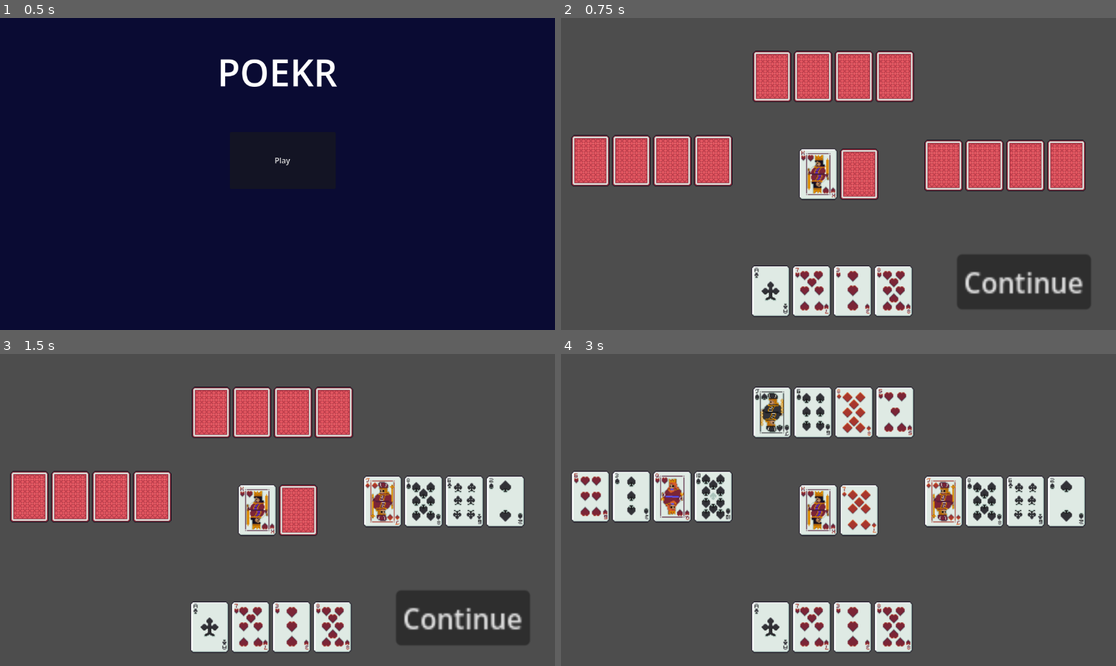
Above: before the commit, frames 1-4 (two rows, left to right).
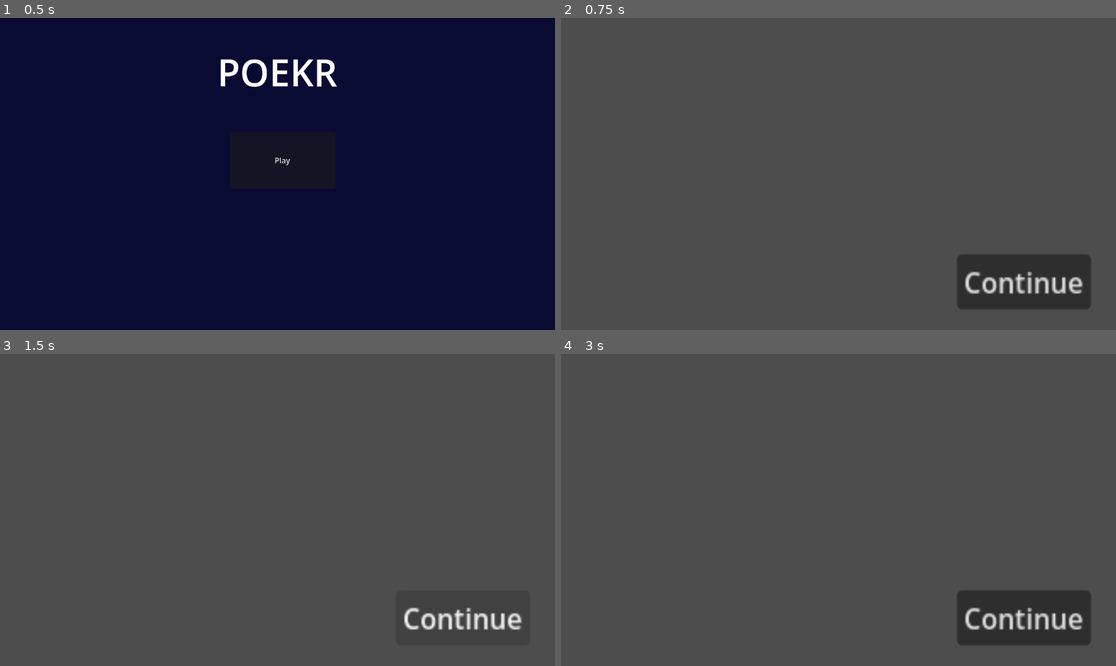
Above: after the commit, the same moments.

Repository: joey-x-y/card-game
Game: Godot game, scene res://Scenes/Main.tscn
Two runs of this game, one before a commit and one after it. Both use one fixed random seed, a clock stepped at 60 frames per second and the inputs below.
Inputs (mouse positions are in pixels of both pictures, inside the frame that each line leads up to):
- Up to frame 1 (0.5 s): no input
- Up to frame 2 (0.75 s): click "Play" at 0.5 s
- Up to frame 3 (1.5 s): click "Continue" at 1.25 s
- Up to frame 4 (3 s): click "Continue" at 2 s; click (771, 628) at 2.77 s

Frame 1 is identical in both runs. In frame 2, 20% of the frame differs, in the area x 1-95%, y 10-96%; in frame 3, 20%; in frame 4, 24%, in the area x 1-96%, y 10-96%.
Error before the commit: Trying to get a return value of a method that returns "void" (res://Scripts/HandFinder.gd:21)
Error after the commit: Parse Error: Could not resolve class "HandFinder", because of a parser error. (res://Scripts/GameManager.gd:107)

Commit message:
Added untested best hand checking

Diff:
--- a/Scripts/CardSorter.gd
+++ b/Scripts/CardSorter.gd
@@ -1,7 +1,7 @@
 class_name CardSorter
 extends RefCounted
 
-static func sort_high_to_low(cards: Array):
+static func sort_high_to_low(cards: Array[Card]):
 	var remaining = cards.duplicate()
 	var sorted: Array = [remaining[0]]
 	remaining.remove_at(0)
@@ -18,7 +18,7 @@
 
 	return sorted
 
-static func sort_low_to_high(cards: Array):
+static func sort_low_to_high(cards: Array[Card]):
 	var remaining = cards.duplicate()
 	var sorted: Array = [remaining[0]]
 	remaining.remove_at(0)
@@ -35,7 +35,7 @@
 
 	return sorted
 
-static func extract_ranks(cards):
+static func extract_ranks(cards: Array[Card]):
 	var ranks = []
 
 	for card in cards:
@@ -43,9 +43,51 @@
 
 	return ranks
 
-static func check_contain_rank(rank, cards):
+
+static func check_contain_rank(rank, cards: Array[Card]):
 	for card in cards:
 		if card.card.rank == rank:
 			return true
 
 	return false
+
+static func get_matching_rank(rank: int, cards: Array[Card]):
+	var matching = []
+	for card in cards:
+		if card.card.rank == rank:
+			matching.append(card)
+
+	return matching
+
+static func get_matching_suit(suit: int, cards: Array[Card]):
+	var matching = []
+	for card in cards:
+		if card.card.suit == suit:
+			matching.append(card)
+
+	return matching
+
+static func get_joker(cards: Array[Card]):
+	for card in cards:
+		if card.card.rank == 0:
+			return card
+
+	return ""
+
+static func count_jokers(cards: Array[Card]):
+	var c = 0
+	for card in cards:
+		if card.card.rank == 0:
+			c += 1
+	return c
+
+static func count_jokers_by_id(cards: Array[String]):
+	return cards.count("JOKER_NONE")
+
+static func remove_jokers(cards: Array[Card]):
+	for i in range(cards.size()):
+		if cards[i].card.rank == 0:
+			cards.remove_at(i)
+			i -= 1
+
+	return cards
--- a/Scripts/HandFinder.gd
+++ b/Scripts/HandFinder.gd
@@ -1,5 +1,18 @@
 class_name HandFinder
 extends RefCounted
+
+var Hands = {
+	0: "High Card",
+	1: "Pair",
+	2: "Two Pair",
+	3: "Three of a Kind",
+	4: "Straight",
+	5: "Flush",
+	6: "Full House",
+	7: "Four of a Kind",
+	8: "Straight Flush",
+	9: "Royal Flush"
+}
 
 static func get_possible_hands(cards):
 	var new_cards = cards.duplicate()
@@ -17,31 +30,213 @@
 
 static func get_best_hand(hands, river_cards):
 	var best_hand = null
-	for hand in hands:
-		strongest_hand(get_possible_hands(hand.append_array(river_cards)))
+	var hands_dict = {}
+	for i in range(hands.size()):
+		var hand = hands[i]
+		hands_dict[i] = get_possible_hands(hand.append_array(river_cards))
+
+	best_hand = strongest_hand_group(hands_dict)
 
 	return best_hand
 
-static func strongest_hand(possible_hands):
-	# if possible_hands[2].size() > 0:
-	# 	if possible_hands[1].size() > 0:
-	return null
+static func strongest_hand_group(possible_hands):
+	var best_hand = null
+	var hand_values = []
+
+	for hand in possible_hands:
+		hand_values.append([hand, get_hand_value(possible_hands[hand])])
+
+	best_hand = hand_values[0]
+	for h in hand_values:
+		if h[0] == best_hand[0]:
+			continue
+		if h[1][0] > best_hand[1][0]:
+			v = h
+		elif h[1][0] == best_hand[1][0]:
+			if h[1][1][0] > best_hand[1][1][0]:
+				v = h
+
+	return best_hand
+
+static func get_hand_value(hands):
+	var hand_value = 0
+	var best_hand = []
+
+	# High Card Check
+	if (hands[0].size() == 0 && hands[1].size() == 0 && hands[2].size() == 0):
+		return [hand_value, best_hand]
+
+	# Straight Flush Check
+	if hands[2].size() > 0:
+		if hands[1].size() > 0:
+			var s_flush = straight_flush_check(hands[1], hands[2])
+			if s_flush.size() > 0:
+				var jokers = CardSorter.count_jokers(s_flush[0])
+				best_hand = s_flush[0]
+				if royal_flush_check(best_hand, jokers):
+					hand_value = 9
+					return [hand_value, best_hand]
+				if s_flush.size() > 1:
+					for h in s_flush:
+						if h == best_hand:
+							continue
+						if royal_flush_check(h, jokers):
+							hand_value = 9
+							return [hand_value, h]
+						else:
+							if best_hand[0].card.rank < h[0].card.rank:
+								best_hand = h
+				hand_value = 8
+				return [hand_value, best_hand]
+
+	# Flush Check
+		else:
+			hand_value = 5
+			best_hand = hands[2][0]
+			if hands[2].size() > 1:
+				for h in hands[2]:
+					if CardSorter.check_contain_rank(1, h):
+						best_hand = h
+						break
+					if h == best_hand:
+						continue
+					if best_hand[0].card.rank < h[0].card.rank:
+						best_hand = h
+
+	# Straight Check
+	elif hands[1].size() > 0:
+		hand_value = 4
+		best_hand = hands[1][0]
+		if hands[1].size()> 1:
+			for h in hands[1]:
+				if CardSorter.check_contain_rank(1, h):
+					best_hand = h
+					break
+				if h == best_hand:
+					continue
+				if best_hand[0].card.rank < h[0].card.rank:
+					best_hand = h
+
+	# Pairing Checks
+	if cards[0].size() > 0:
+		var pair_is_best = hand_value < 4
+
+		var h = cards[0][0]
+		if h == 4:
+			if hand_value < 7:
+				hand_value = 7
+				pair_is_best = true
+		elif h == 32:
+			if hand_value < 6:
+				hand_value = 6
+				pair_is_best = true
+		elif hand_value < 4:
+			if h == 3:
+				if hand_value < 3:
+					hand_value = 3
+			elif h == 22:
+				if hand_value < 2:
+					hand_value = 2
+			elif h == 2:
+				if hand_value < 1:
+					hand_value = 1
+
+		if pair_is_best:
+			var i = 1
+			var n = cards[0].size()
+			var groups = []
+			var next_hand = []
+			if hand_value == 7:
+				while i < n:
+					if cards[0][i].size() == 4:
+						groups.append(cards[0][i])
+					i += 1
+				best_hand = groups[0]
+				if groups.size() > 1:
+					for g in groups:
+						if g[0] > best_hand[0]:
+							best_hand = g
+
+			elif hand_value == 6:
+				while i < n:
+					if cards[0][i].size() == 3:
+						groups.append(cards[0][i])
+					i += 1
+				best_hand = groups[0]
+				if groups.size() > 1:
+					for g in groups:
+						if g[0] > best_hand[0]:
+							best_hand = g
+
+				i = 1
+				groups.clear()
+				while i < n:
+					if cards[0][i].size() == 2:
+						groups.append(cards[0][i])
+					i += 1
+				next_hand = groups[0]
+				if groups.size() > 1:
+					for g in groups:
+						if g[0] > next_hand[0]:
+							next_hand = g
+
+				best_hand.append_array(next_hand)
+
+			elif hand_value == 3:
+				while i < n:
+					if cards[0][i].size() == 3:
+						groups.append(cards[0][i])
+					i += 1
+				best_hand = groups[0]
+				if groups.size() > 1:
+					for g in groups:
+						if g[0] > best_hand[0]:
+							best_hand = g
+
+			elif hand_Value == 2:
+				while i < n:
+					if cards[0][i].size() == 2:
+						groups.append(cards[0][i])
+					i += 1
+				best_hand = groups[0]
+				next_hand = groups[1]
+				if groups.size() > 2:
+					for g in groups:
+						if g[0] > best_hand[0]:
+							best_hand = g
+						elif g[0] > next_hand[0]:
+							next_hand = g
+				best_hand.append_array(next_hand)
+
+			elif hand_value == 1:
+				while i < n:
+					if cards[0][i].size() == 2:
+						groups.append(cards[0][i])
+					i += 1
+				best_hand = groups[0]
+				if groups.size() > 1:
+					for g in groups:
+						if g[0] > best_hand[0]:
+							best_hand = g
+
+	return [hand_value, best_hand]
+
+
+static func royal_flush_check(hand, jokers):
+	return (hand[0].card.rank == 1 || hand[0].card.rank + jokers > 13)
 
 
 static func pair_check(cards):
-	var number_array = CardSorter.extract_ranks(cards)
+	var number_array = CardSorter.extract_ranks(CardSorter.remove_jokers(cards.duplicate()))
 	var indiv_number_arrays = []
+	var jokers = cards.size() - number_array.size()
 
 	var i = 0
 
 	while i < number_array.size():
 		var current_num = number_array[i]
-		var arr = [current_num]
-		i += 1
-
-		while i < number_array.size() and number_array[i] == current_num:
-			arr.append(current_num)
-			i += 1
+		var arr = CardSorter.get_matching_rank(current_num, cards)
+		i += arr.size()
 
 		if arr.size() > 1:
 			indiv_number_arrays.append(arr)
@@ -51,6 +246,8 @@
 	var fours = 0
 
 	for a in indiv_number_arrays:
+		if a.has(0):
+			continue
 		var n = a.size()
 		if n == 2:
 			pairs += 1
@@ -59,58 +256,92 @@
 		elif n == 4:
 			fours += 1
 
-	# if number_array.has(0):
-		# Joker Logic
+	if jokers > 0:
+		for i in range(jokers):
+			var j = CardSorter.get_joker(cards)
+			var groups = []
+			if threes > 0:
+				for g in indiv_number_arrays:
+					if g.size() == 3:
+						groups.append(g)
+				if groups[-1][0] == 1:
+					groups[-1].append(j)
+				else:
+					groups[0].append(j)
+				fours += 1
+				threes -= 1
+			elif pairs > 0:
+				for g in indiv_number_arrays:
+					if g.size() == 2:
+						groups.append(g)
+				if groups[-1][0] == 1:
+					groups[-1].append(j)
+				else:
+					groups[0].append(j)
+				threes += 1
+				pairs -= 1
+			else:
+				if number_array.has(1):
+					for c in cards:
+						if c.card.rank == 1:
+							indiv_number_arrays.append_array([c, j])
+							break
+				else:
+					indiv_number_arrays.append_array([cards[0], j])
+				pairs += 1
 
 
 	if fours > 0:
-		indiv_number_arrays.insert(0, "Four of a kind")
+		indiv_number_arrays.insert(0, 4)
 	elif threes > 0:
 		if pairs > 0:
-			indiv_number_arrays.insert(0, "Full house")
+			indiv_number_arrays.insert(0, 32)
 		else:
-			indiv_number_arrays.insert(0, "Three of a kind")
+			indiv_number_arrays.insert(0, 3)
 	elif pairs > 0:
 		if pairs > 1:
-			indiv_number_arrays.insert(0, "Two pair")
+			indiv_number_arrays.insert(0, 22)
 		else:
-			indiv_number_arrays.insert(0, "Pair")
-	else:
-		indiv_number_arrays.insert(0, "None")
+			indiv_number_arrays.insert(0, 2)
 
 	return indiv_number_arrays
 
 static func straight_check(cards):
-	var old_cards = cards
-	cards = remove_jokers(cards)
+	var old_cards = cards.duplicate()
+	cards = CardSorter.remove_jokers(cards)
 	var jokers = old_cards.size() - cards.size()
 	var straight_length = 5 - jokers
 
+	var straight_hands = []
+
 	var count = cards.size() - 4
 
-	for i in range(count):
+	var i = 0
+	while i < range(count):
 		var n = cards[i].card.rank
-		var chain_ranks = [n]
+		var chain_ranks = [cards[i]]
 		var chain = true
 
-		if (n == 13 && CardSorter.check_contain_rank(1, cards)):
-			chain_ranks.insert(0, 1)
-			i += 1
+		var aces = CardSorter.get_matching_rank(1, cards)
+		if (n == 13 && aces.size() > 0):
+			chain_ranks.insert(0, aces)
+			i += aces.size()
 
 		while chain:
-			if (CardSorter.check_contain_rank(n-1, cards)):
-				n -=1
-				chain_ranks.append(n)
-				i += 1
+			var next_rank = CardSorter.get_matching_rank(n-1, cards)
+			if (next_rank.size() > 0):
+				n -= 1
+				chain_ranks.append(next_rank)
+				i += next_rank.size()
 			else:
 				chain = false
 
 		if chain_ranks.size() >= straight_length:
-			if jokers > 0:
-				chain_ranks.append("Joker")
-			return chain_ranks
-
-	return []
+			for i in range(jokers):
+				chain_ranks.insert(0, CardSorter.get_joker())
+			straight_hands.append(chain_ranks)
+
+	return straight_hands
 
 static func flush_check(cards):
 	var hearts = []
@@ -123,45 +354,48 @@
 	for card in cards:
 		var s = card.card.suit
 		if s == 0:
-			hearts.append(card.card.id)
+			hearts.append(card)
 		elif s == 1:
-			diamonds.append(card.card.id)
+			diamonds.append(card)
 		elif s == 2:
-			spades.append(card.card.id)
+			spades.append(card)
 		elif s == 3:
-			clubs.append(card.card.id)
+			clubs.append(card)
 		elif s == 4:
-			jokers.append(card.card.id)
+			jokers.append(card)
 
 	var flush_hands = []
 	var flush_length = 5 - jokers.size()
 
-	if hearts.size() > flush_length:
+	if hearts.size() >= flush_length:
 		flush_hands.append(hearts)
-	elif diamonds.size() > flush_length:
+	elif diamonds.size() >= flush_length:
 		flush_hands.append(diamonds)
-	elif spades.size() > flush_length:
+	elif spades.size() >= flush_length:
 		flush_hands.append(spades)
-	elif clubs.size() > flush_length:
+	elif clubs.size() >= flush_length:
 		flush_hands.append(clubs)
 
 	if jokers.size() > 0 && flush_hands.size() > 0:
-		flush_hands.append(jokers)
+		for h in flush_hands:
+			for j in jokers:
+				h.append(j)
 
 	return flush_hands
 
-
-static func count_jokers(cards):
-	var c = 0
-	for card in cards:
-		if card.card.rank == 0:
-			c += 1
-	return c
-
-static func remove_jokers(cards):
-	for i in range(cards.size()):
-		if cards[i].card.rank == 0:
-			cards.remove_at(i)
-			i -= 1
-
-	return cards
+static func straight_flush_check(straight, flush):
+	var needed = 5
+	var matches = []
+
+	for s in straight:
+		for f in flush:
+			var m = []
+			for num in s:
+				for card in num:
+					for fcard in f:
+						if card.card.id == fcard.card.id:
+							m.append(card)
+			if m.size() >= needed:
+				matches.append(m)
+
+	return matches
--- a/Scripts/Title.gd
+++ b/Scripts/Title.gd
@@ -6,7 +6,7 @@
 
 func _ready():
 
-	MusicManager.play_music("Maarten Schellekens - Autumn Leaves")
+	# MusicManager.play_music("Maarten Schellekens - Autumn Leaves")
 
 	continue_button.pressed.connect(load_game)
 
